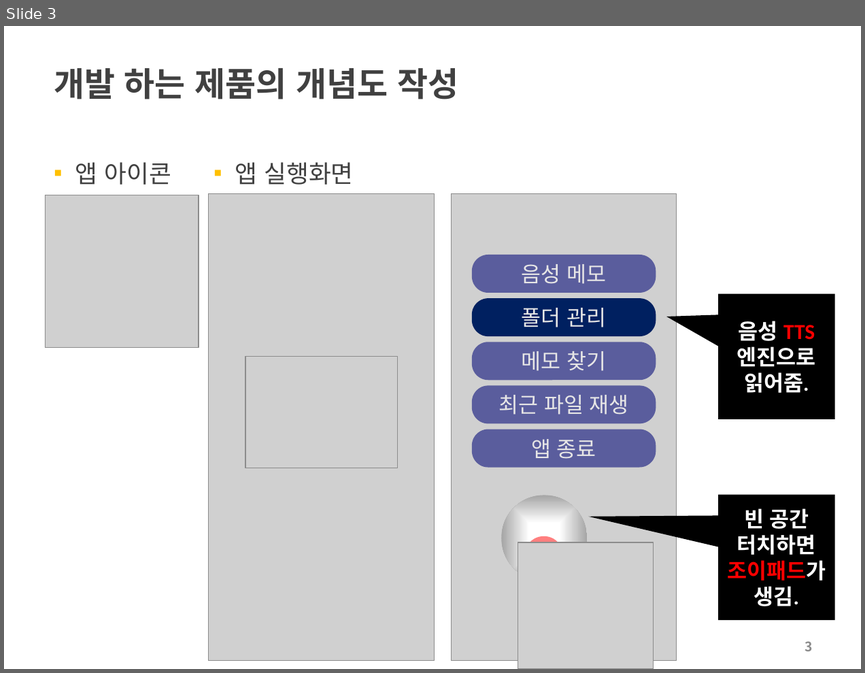
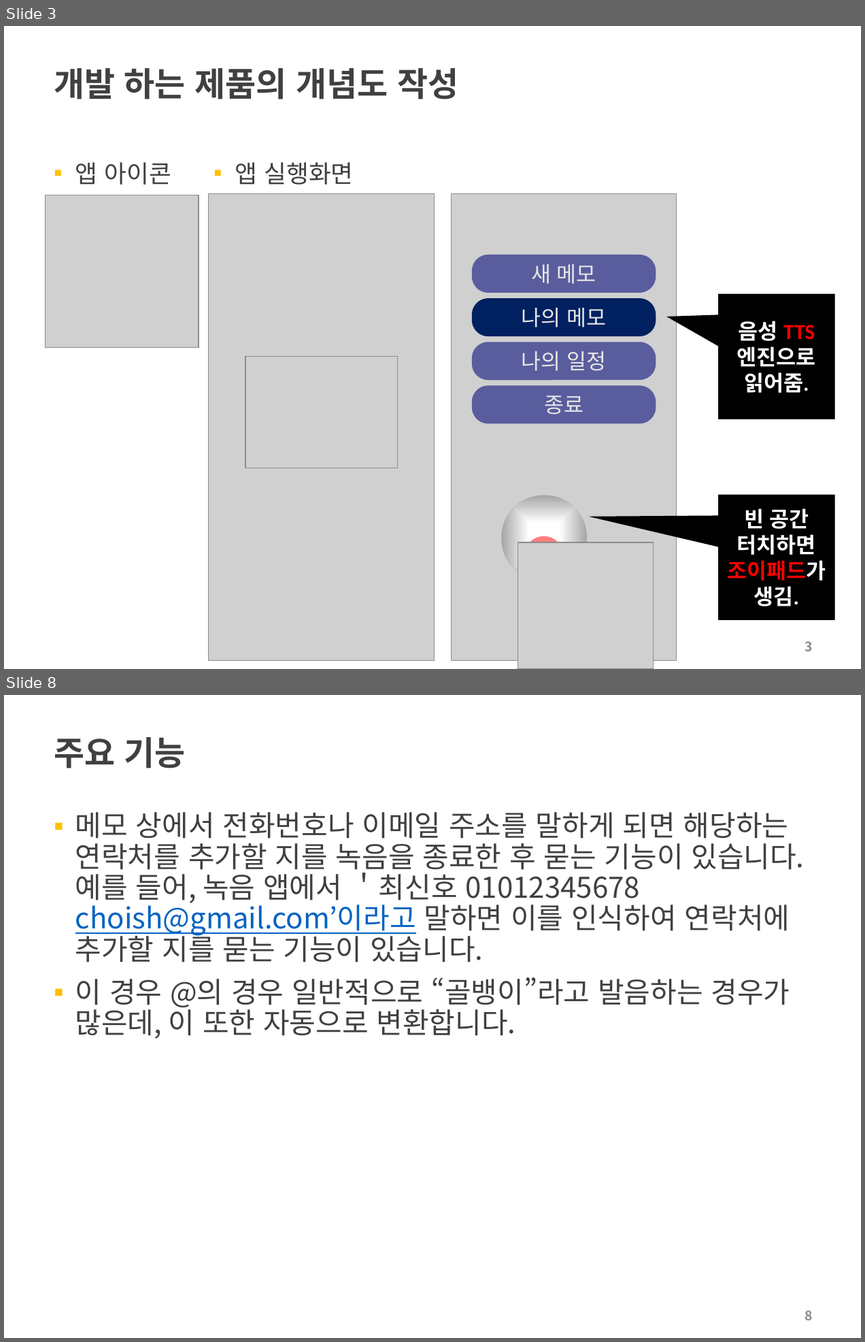
Before and after one commit to choisinho/capstone1, a slide deck: 2022-2-PreCapstoneDesign-최종보고서.pptx. Shown one above the other, each under a label of ours: slide 3 before the commit, slides 3 and 8 after it; the slides between them are not shown. The pictures are 865x673 and 865x1342 pixels, drawn with LibreOffice and Linux fonts; fonts in the diff are those of the drawing; grey boxes stand for pictures; background and template pictures are left out. Boxes give left, top, right and bottom in pixels: in the first picture for what was removed or moved away, otherwise in the second. Text is boxed around its words. In the diff, an @@ line names an element or a change of style, - is before the commit and + after.

```diff
--- a/2022-2-PreCapstoneDesign-최종보고서.pptx
+++ b/2022-2-PreCapstoneDesign-최종보고서.pptx
@@ slide 8 added at <box>4,695,861,1338</box>, background #FFFFFF @@
@@ title added at <box>54,737,186,768</box>, 28 pt, text #404040, bold @@
+주요 기능
@@ text added at <box>75,812,804,1038</box>, 24 pt, text #404040 @@
+▪ 메모 상에서 전화번호나 이메일 주소를 말하게 되면 해당하는 연락처를 추가할 지를 녹음을 종료한 후 묻는 기능이 있습니다.예를 들어, 녹음 앱에서 ＇최신호 01012345678 choish@gmail.com’이라고 말하면 이를 인식하여 연락처에 추가할 지를 묻는 기능이 있습니다.
+▪ 이 경우 @의 경우 일반적으로 “골뱅이”라고 발음하는 경우가 많은데, 이 또한 자동으로 변환합니다.
@@ page number added at <box>805,1310,813,1320</box>, 11 pt, text #8C8C8C, bold @@
+8
@@ slide 3 changed as well @@
@@ text in rounded rectangle at <box>531,264,596,284</box>: text changed @@
-음성 메모
+새 메모
@@ text in rounded rectangle at <box>521,308,606,327</box>: text changed @@
-폴더 관리
+나의 메모
@@ text in rounded rectangle at <box>521,351,606,371</box>: text changed @@
-메모 찾기
+나의 일정
@@ text in rounded rectangle at <box>544,395,583,414</box>: text changed @@
-최근 파일 재생
+종료
@@ rounded rectangle removed at <box>472,429,656,467</box> @@
-앱 종료
```
Also in this commit, not shown: 2 other slides changed, 9 other slides added, 2 slides removed, 1 other file.
